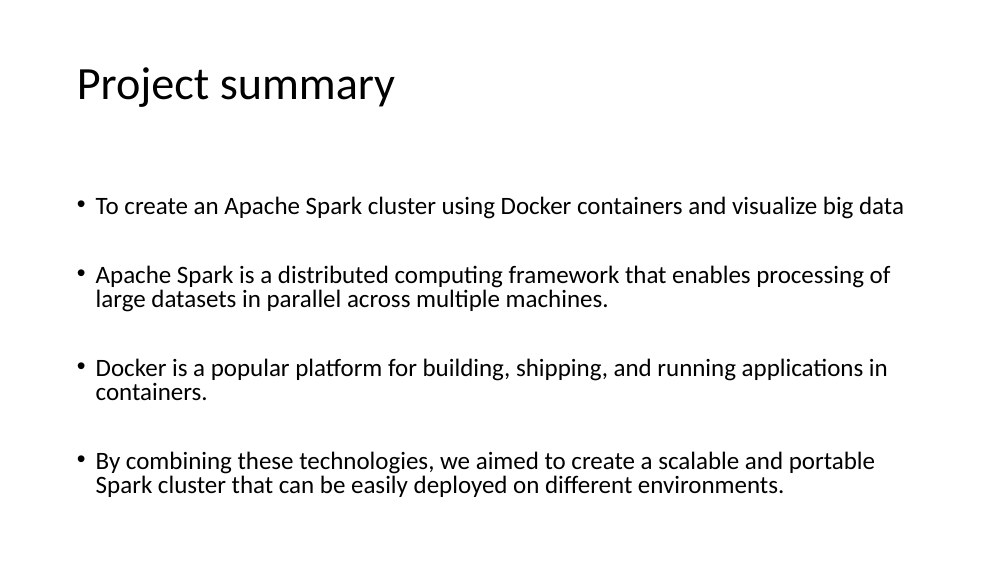
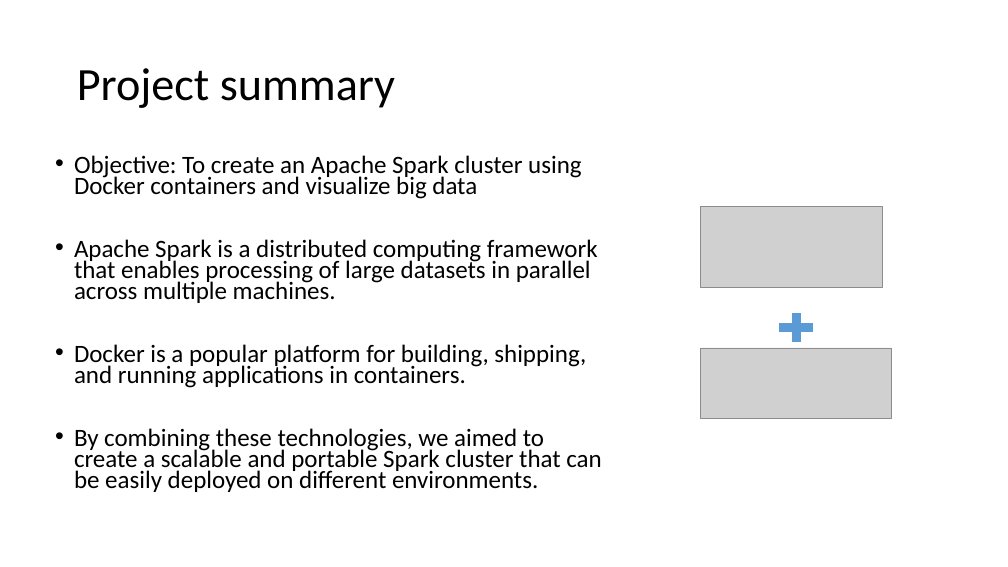
Before and after one commit to gprasad09/Apache-Spark-Cluster-Project, a slide deck: slide 3 of misc/ProjectReports-In progress/TermProject.pptx. Drawn at 1008x567 pixels with LibreOffice and Linux fonts; fonts in the diff are those of the drawing; grey boxes stand for pictures. Boxes give left, top, right and bottom in pixels: in the first picture for what was removed or moved away, otherwise in the second. Text is boxed around its words. In the diff, an @@ line names an element or a change of style, - is before the commit and + after.

```diff
--- a/misc/ProjectReports-In progress/TermProject.pptx
+++ b/misc/ProjectReports-In progress/TermProject.pptx
@@ text "Objective: To create an Apache ..." moved from (x1=96, y1=196, x2=904, y2=497) to (x1=74, y1=155, x2=601, y2=492) @@
@@ text at (x1=74, y1=155, x2=581, y2=199): text changed @@
-• To create an Apache Spark cluster using Docker containers and visualize big data
+• Objective: To create an Apache Spark cluster using Docker containers and visualize big data
@@ picture added at (x1=701, y1=206, x2=882, y2=287) @@
@@ text at (x1=74, y1=239, x2=601, y2=492): line spacing 0.8 to 0.7 @@
@@ plus sign added at (x1=773, y1=307, x2=820, y2=349), fill #5B9BD5, outline #FFFFFF 1 pt @@
@@ picture added at (x1=701, y1=348, x2=892, y2=419) @@
```
Also in this commit, not shown: 2 other slides changed, 3 slides added, 2 slides removed, 1 other file.
